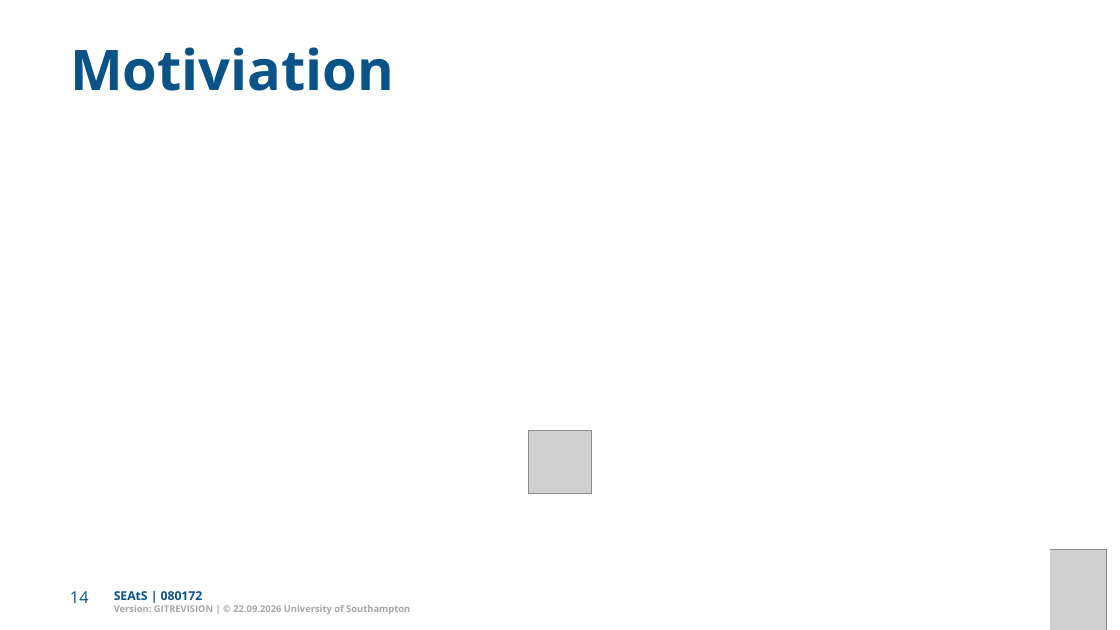
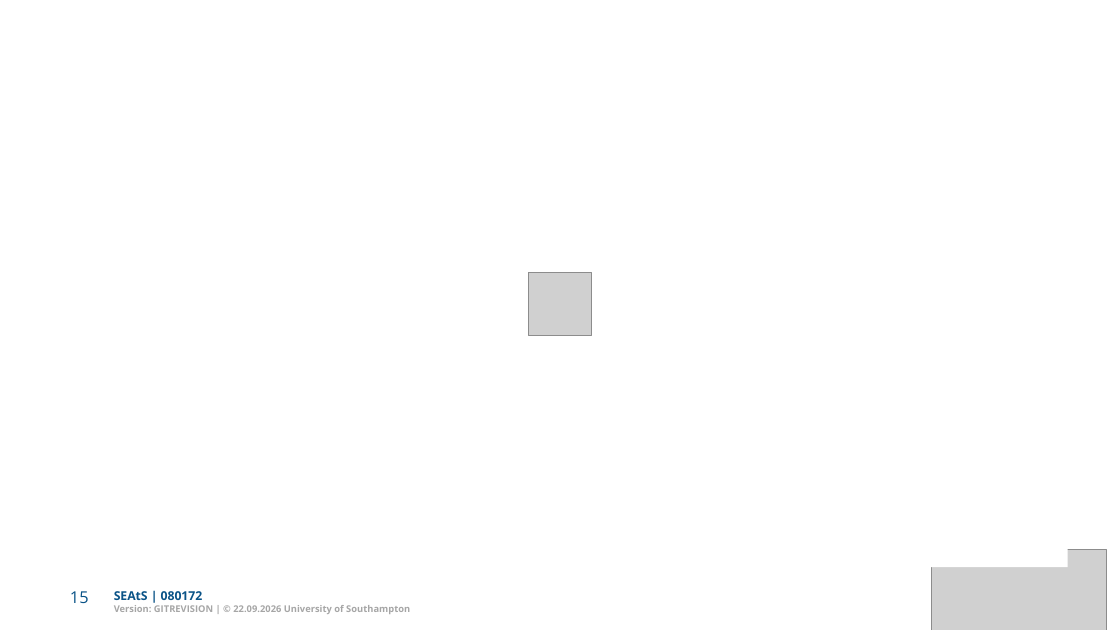
Before and after one commit to Dr-AlHashimy/Module_AICE2005_2627, a slide deck: slide 15 of html/COMP-_L1.2_Lecture.pptx (slide 14 before the commit). Drawn at 1120x630 pixels with LibreOffice and Linux fonts; fonts in the diff are those of the drawing; grey boxes stand for pictures. Boxes give left, top, right and bottom in pixels: in the first picture for what was removed or moved away, otherwise in the second. Text is boxed around its words. In the diff, an @@ line names an element or a change of style, - is before the commit and + after.

```diff
--- a/html/COMP-_L1.2_Lecture.pptx
+++ b/html/COMP-_L1.2_Lecture.pptx
@@ text removed at (70,47,394,91) @@
-Motiviation
@@ freeform shape: place and size @@
-freeform shape at (70,127,1050,630)
+freeform shape at (52,70,1067,567)
@@ picture: place and size @@
-picture at (528,430,592,493)
+picture at (528,272,592,335)
@@ text at (70,591,89,603): text changed @@
-14
+15
```
Also in this commit, not shown: 12 other slides changed, 1 slide added, 6 other files.
